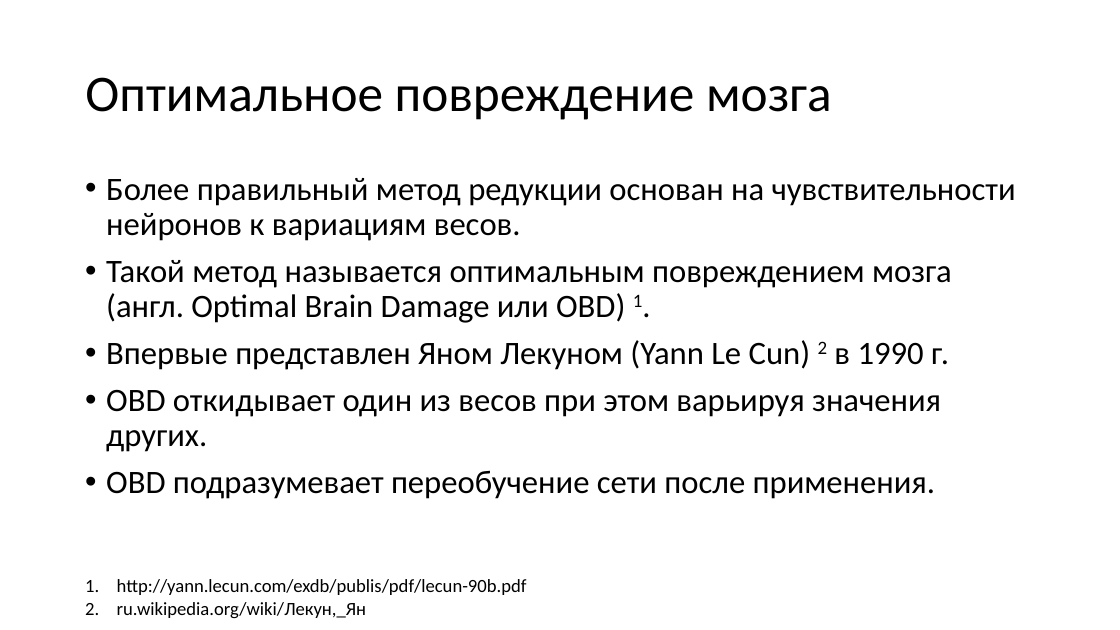
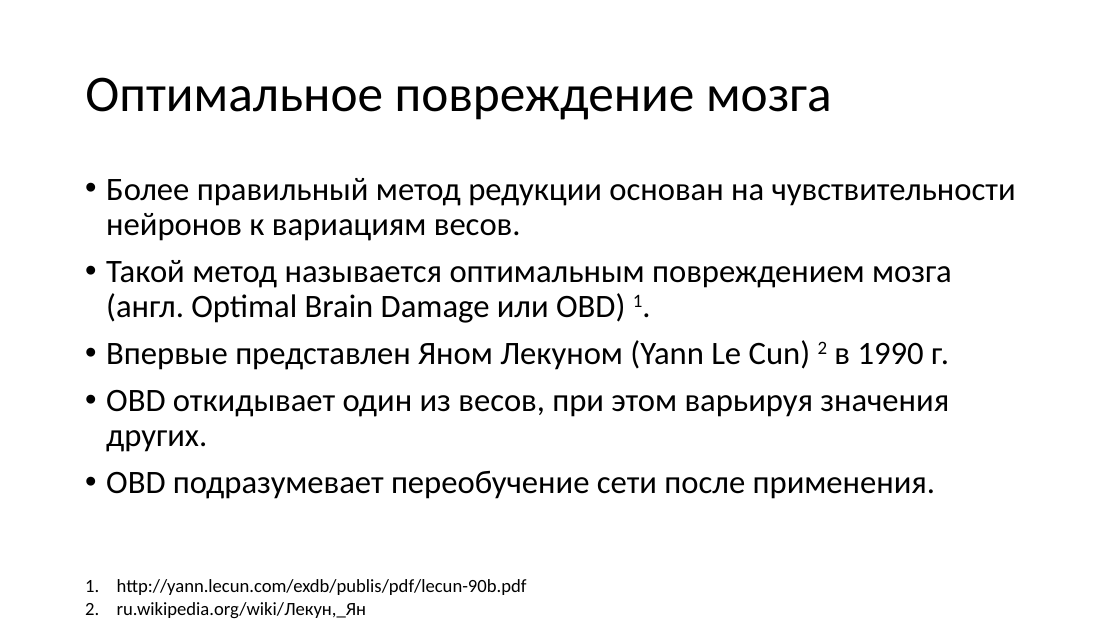
Before and after one commit to sven4500/masters-diploma, a slide deck: slide 9 of Презентация/Пезентация.ppt. Drawn at 1120x630 pixels with LibreOffice and Linux fonts; fonts in the diff are those of the drawing. Boxes give left, top, right and bottom in pixels: in the first picture for what was removed or moved away, otherwise in the second. Text is boxed around its words. In the diff, an @@ line names an element or a change of style, - is before the commit and + after.

```diff
--- a/Презентация/Пезентация.ppt
+++ b/Презентация/Пезентация.ppt
@@ text at bbox=[106, 389, 949, 452]: text changed @@
-• OBD откидывает один из весов при этом варьируя значения других.
+• OBD откидывает один из весов, при этом варьируя значения других.
```
Also in this commit, not shown: 8 other slides changed, 2 slides added, 1 slide removed.
